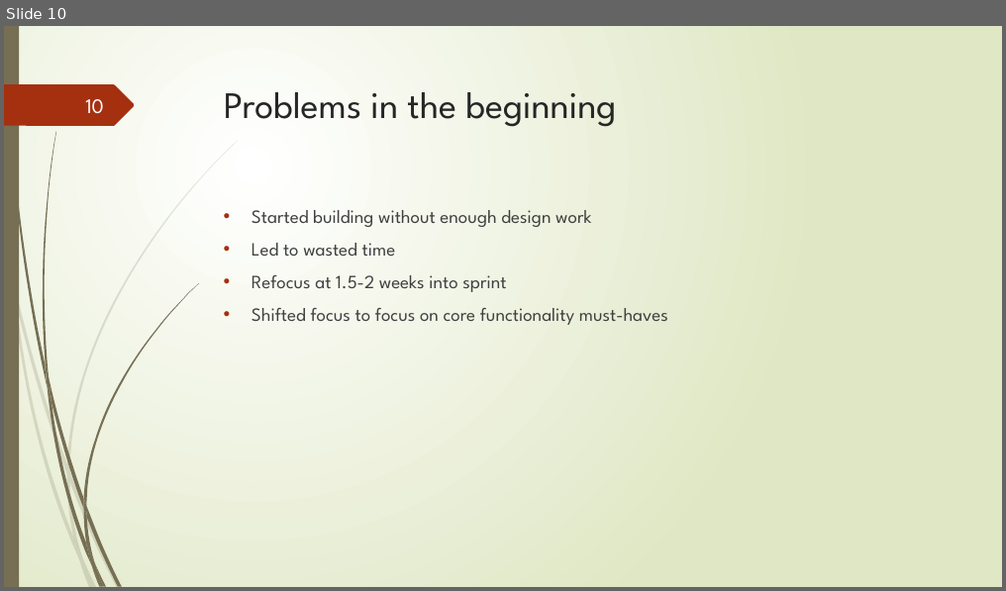
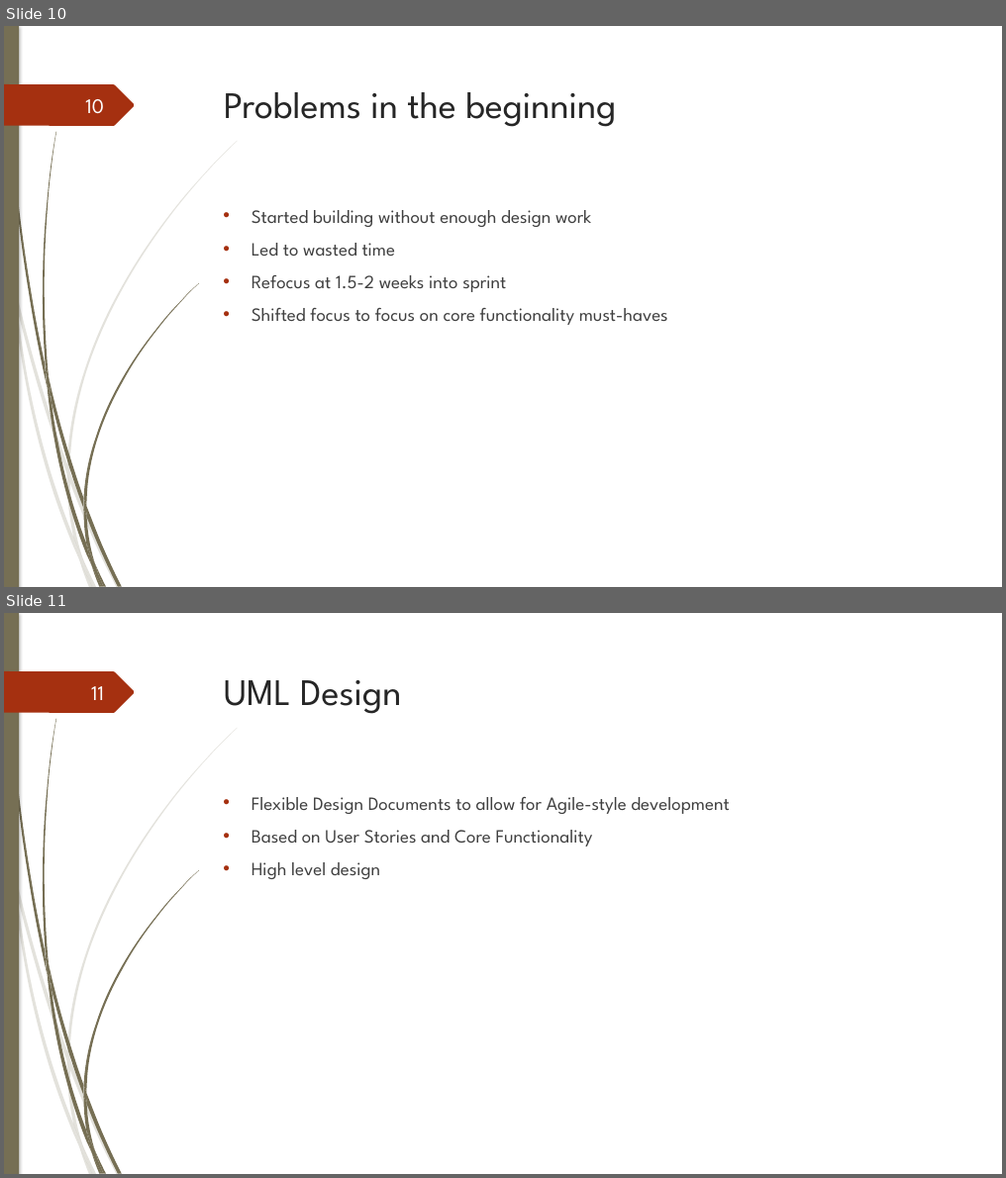
Before and after one commit to junmin-yee/Landmarked, a slide deck: Presentations/Sprint01 ReviewMeeting.pptx. Shown one above the other, each under a label of ours: slide 10 before the commit, slides 10 and 11 after it. The pictures are 1006x591 and 1006x1178 pixels, drawn with LibreOffice and Linux fonts; fonts in the diff are those of the drawing. Boxes give left, top, right and bottom in pixels: in the first picture for what was removed or moved away, otherwise in the second. Text is boxed around its words. In the diff, an @@ line names an element or a change of style, - is before the commit and + after.

Commit message:
Readded My Presentation Contributions
UML Design, Unofficial Sprint, Sprint 2.

```diff
--- a/Presentations/Sprint01 ReviewMeeting.pptx
+++ b/Presentations/Sprint01 ReviewMeeting.pptx
@@ slide 11 added at (4, 613, 1002, 1174), background #FFFFFF; not listed: 24 template elements that a slide beside it also shows @@
@@ page number added at (91, 686, 104, 700), 20 pt, text #FEFFFF @@
+11
@@ text added at (224, 680, 401, 714), 36 pt, text #262626 @@
+UML Design
@@ text added at (252, 797, 729, 879), 18 pt, text #404040 @@
+• Flexible Design Documents to allow for Agile-style development
+• Based on User Stories and Core Functionality
+• High level design
@@ slide 10 changed as well @@
@@ background gradient #FFFFFF to #DFE8C4 to #FFFFFF @@
@@ rectangle at (4, 26, 19, 587): shadow on @@
@@ outline redrawn in 13 elements at (15, 284, 67, 474), (70, 472, 120, 587), (12, 288, 79, 561), (67, 474, 82, 559), (67, 141, 238, 472), (73, 537, 93, 587), (6, 26, 47, 386), (86, 506, 122, 586), (43, 132, 56, 379), (83, 283, 199, 506), (83, 509, 94, 565), (83, 498, 86, 517), (4, 84, 135, 126) @@
@@ text "Started building without enough design ..." at (252, 210, 668, 325): indent changed @@
```
Also in this commit, not shown: 22 other slides changed, 8 other slides added, 4 slides removed.
